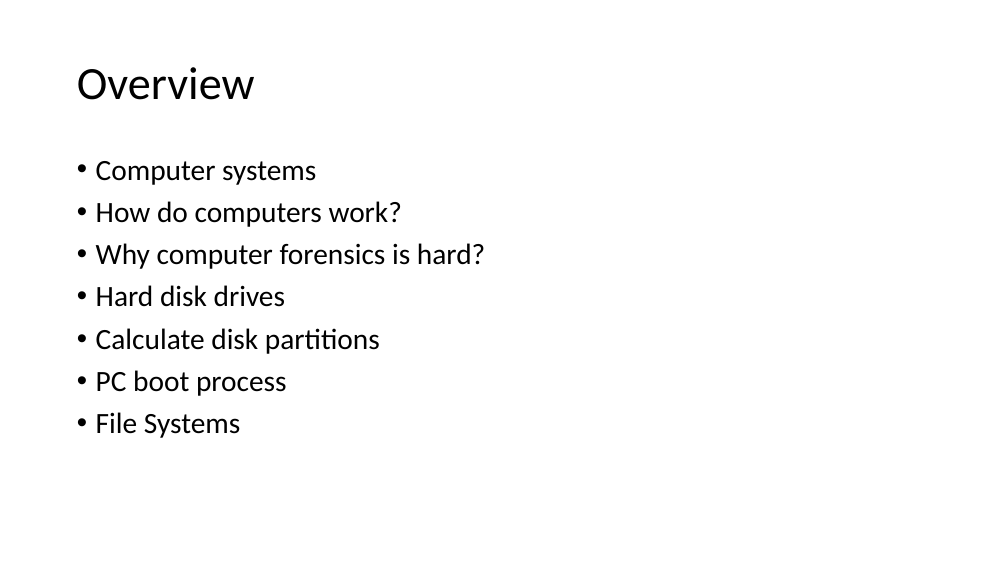
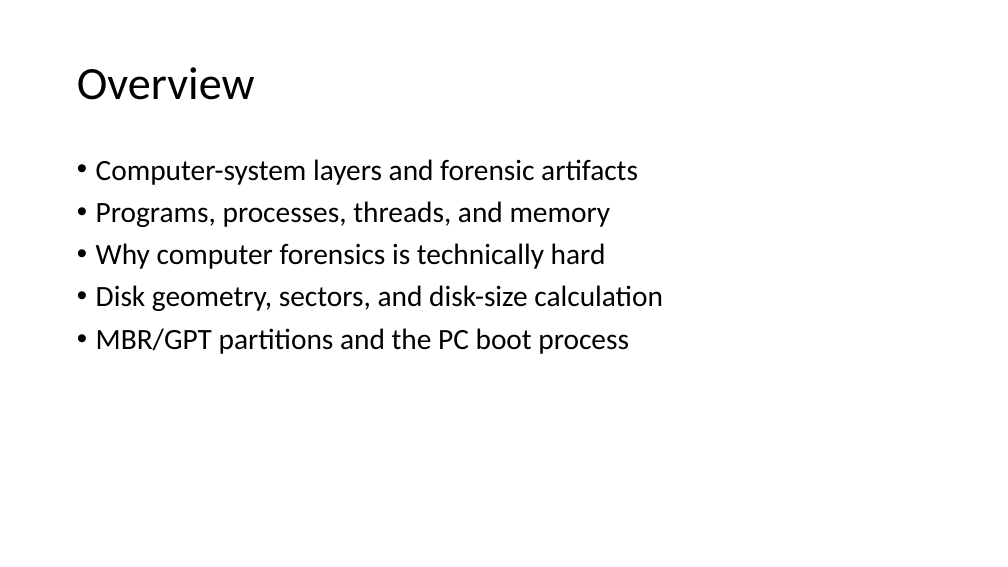
Before and after one commit to frankwxu/Digital-Forensics-Basic-Book, a slide deck: slide 2 of PPTs/Ch3_Computer_Systems_and_Digital_Evidence.pptx. Drawn at 1008x567 pixels with LibreOffice and Linux fonts; fonts in the diff are those of the drawing; background and template pictures are left out. Boxes give left, top, right and bottom in pixels: in the first picture for what was removed or moved away, otherwise in the second. Text is boxed around its words. In the diff, an @@ line names an element or a change of style, - is before the commit and + after.

Commit message:
update Ch3 and Ch4 presentations for Digital Forensics

```diff
--- a/PPTs/Ch3_Computer_Systems_and_Digital_Evidence.pptx
+++ b/PPTs/Ch3_Computer_Systems_and_Digital_Evidence.pptx
@@ text at [96,159,663,354]: text changed @@
-• Computer systems
-• How do computers work?
-• Why computer forensics is hard?
-• Hard disk drives
-• Calculate disk partitions
-• PC boot process
-• File Systems
+• Computer-system layers and forensic artifacts
+• Programs, processes, threads, and memory
+• Why computer forensics is technically hard
+• Disk geometry, sectors, and disk-size calculation
+• MBR/GPT partitions and the PC boot process
```
Also in this commit, not shown: 31 other slides changed, 6 slides added, 10 slides removed, 1 other file.
